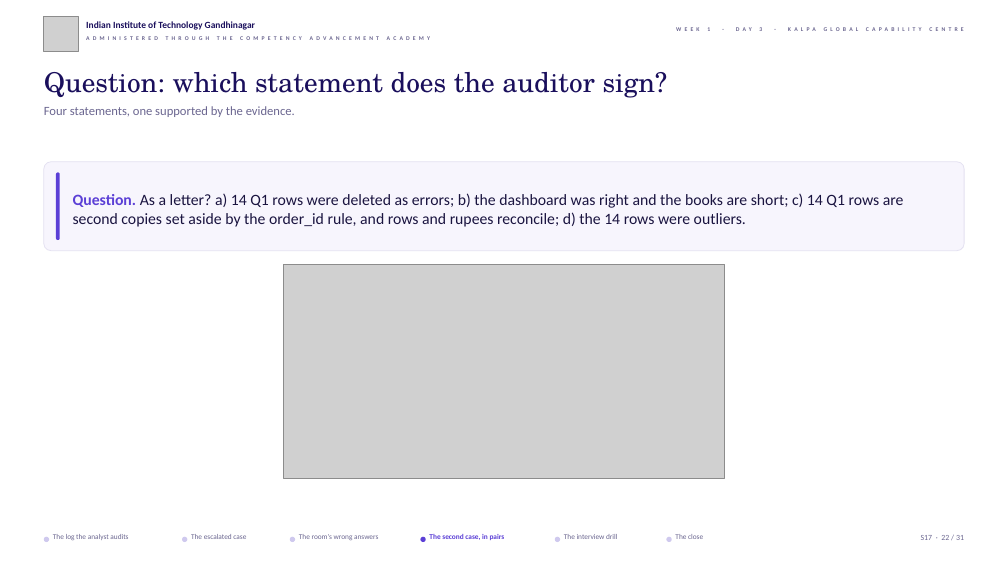
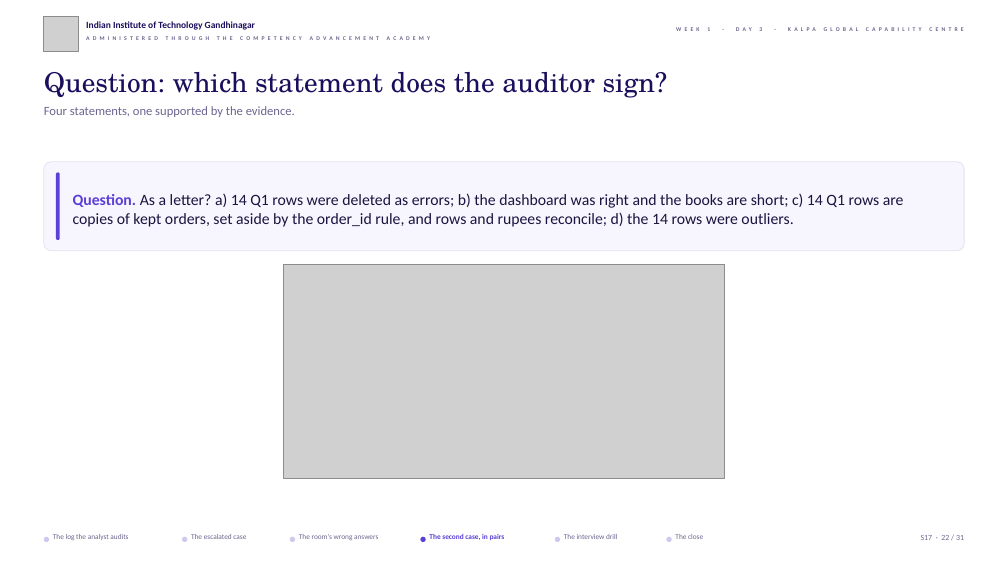
Before and after one commit to fde-academy-lab/c2-content-factory, a slide deck: slide 22 of content/W01/D3/slides/C2_W01_D03_half2_STUDENT.pptx. Drawn at 1008x567 pixels with LibreOffice and Linux fonts; fonts in the diff are those of the drawing; grey boxes stand for pictures; background and template pictures are left out. Boxes give left, top, right and bottom in pixels: in the first picture for what was removed or moved away, otherwise in the second. Text is boxed around its words. In the diff, an @@ line names an element or a change of style, - is before the commit and + after.

```diff
--- a/content/W01/D3/slides/C2_W01_D03_half2_STUDENT.pptx
+++ b/content/W01/D3/slides/C2_W01_D03_half2_STUDENT.pptx
@@ text at (73,193,904,227): text changed @@
-Question. As a letter? a) 14 Q1 rows were deleted as errors; b) the dashboard was right and the books are short; c) 14 Q1 rows are second copies set aside by the order_id rule, and rows and rupees reconcile; d) the 14 rows were outliers.
+Question. As a letter? a) 14 Q1 rows were deleted as errors; b) the dashboard was right and the books are short; c) 14 Q1 rows are copies of kept orders, set aside by the order_id rule, and rows and rupees reconcile; d) the 14 rows were outliers.
```
Also in this commit, not shown: 5 other slides changed, 32 other files.
